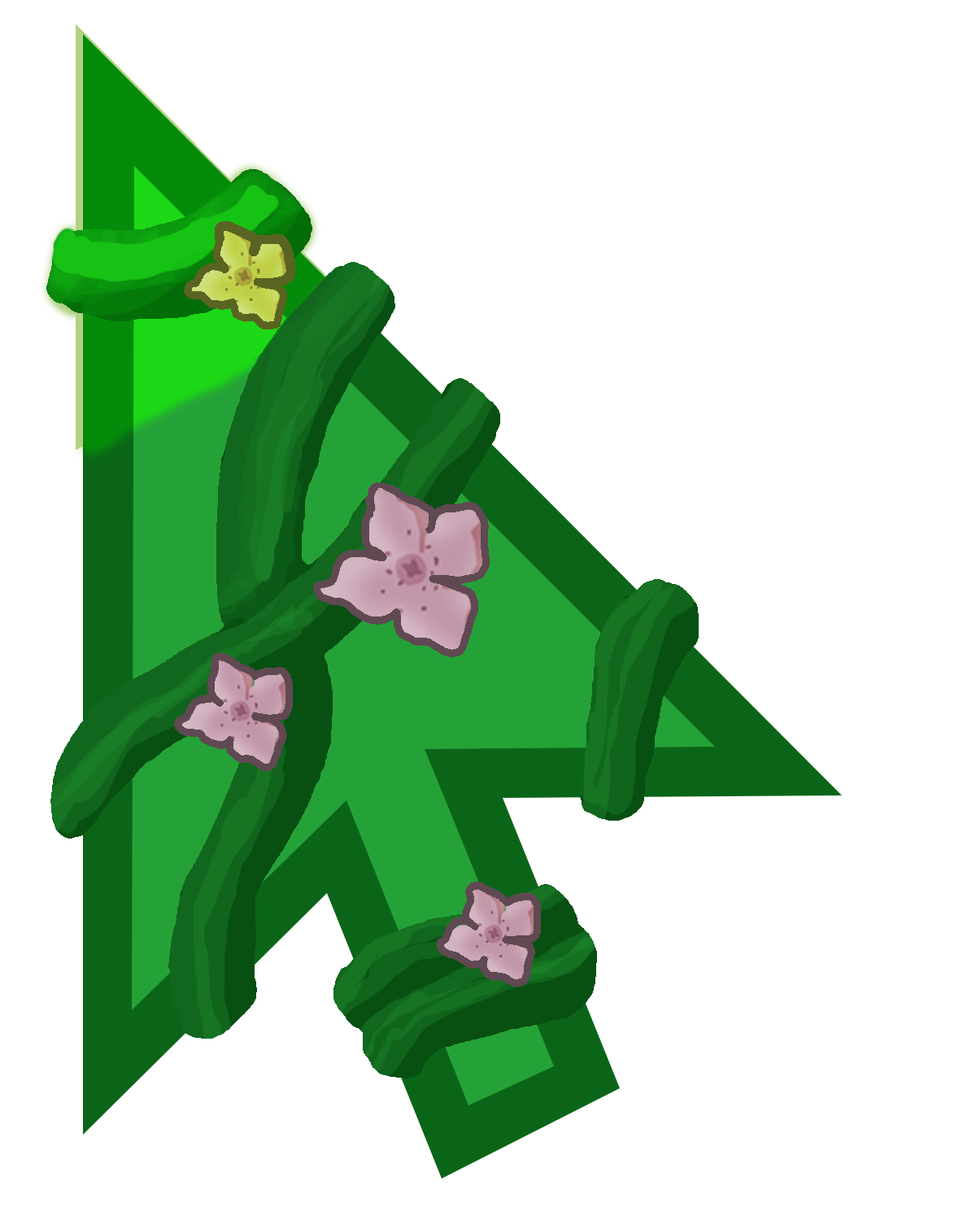
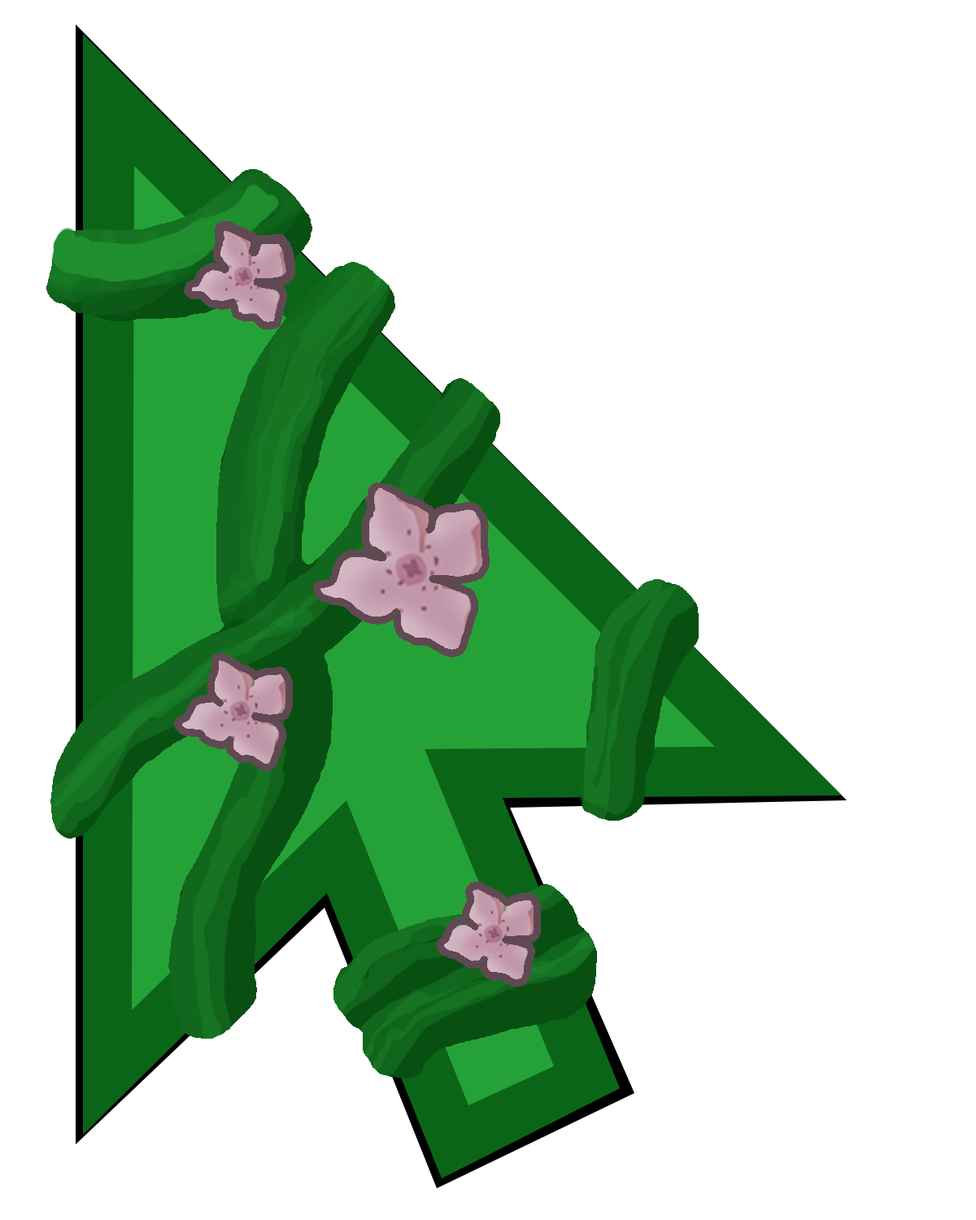
Layers edited between the first and the second 976 x 1220 image:
removed layer "Ebene 1" (was vivid light, 58%) over (39, 24, 327, 466)
showed "Form 3" over (75, 24, 847, 1189)
